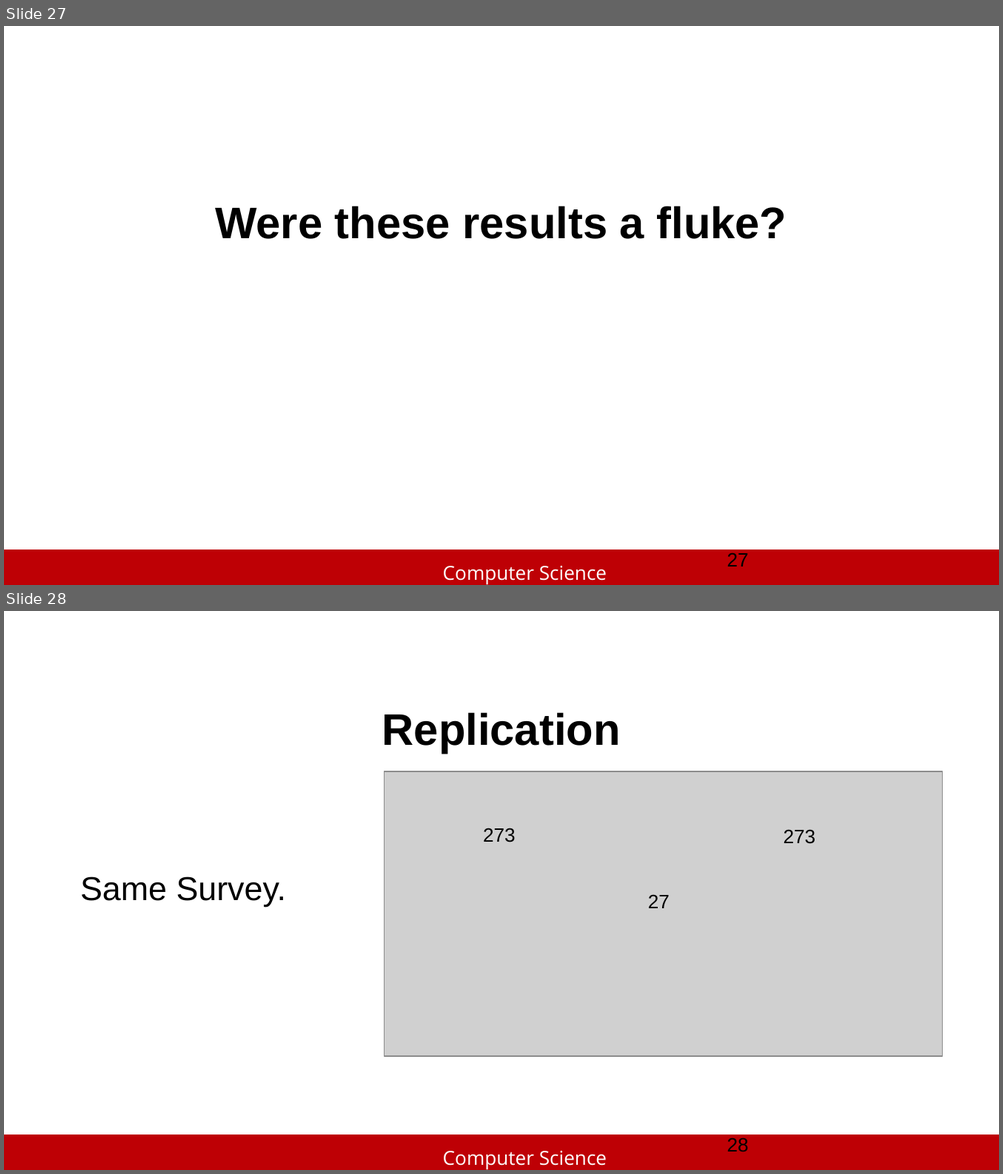
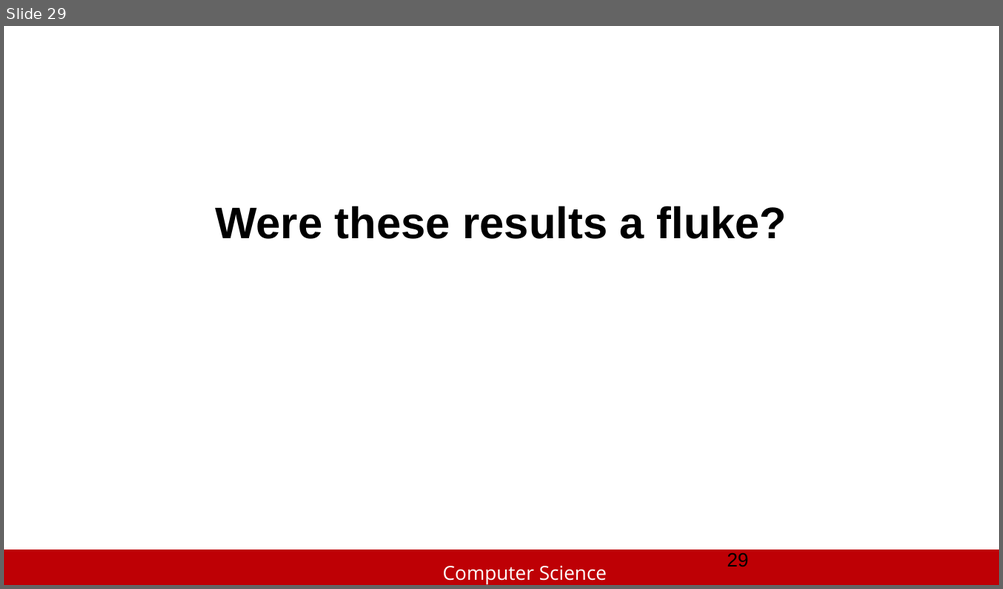
Before and after one commit to slhttc/slhttc.github.io, a slide deck: cv/Exploring Crowd Consistency in a Mechanical Turk Survey.pptx. Shown one above the other, each under a label of ours: slides 27 and 28 before the commit, slide 29 after it. The pictures are 1003x1174 and 1003x589 pixels, drawn with LibreOffice and Linux fonts; fonts in the diff are those of the drawing; grey boxes stand for pictures; background and template pictures are left out. Boxes give left, top, right and bottom in pixels: in the first picture for what was removed or moved away, otherwise in the second. Text is boxed around its words. In the diff, an @@ line names an element or a change of style, - is before the commit and + after.

```diff
--- a/cv/Exploring Crowd Consistency in a Mechanical Turk Survey.pptx
+++ b/cv/Exploring Crowd Consistency in a Mechanical Turk Survey.pptx
@@ slide 28 removed at (x1=4, y1=611, x2=999, y2=1170), background #FFFFFF; not listed: 2 template elements that a slide beside it also shows @@
@@ title removed at (x1=382, y1=712, x2=620, y2=754) @@
-Replication
@@ picture removed at (x1=384, y1=771, x2=942, y2=1056) @@
@@ text removed at (x1=483, y1=828, x2=515, y2=843) @@
-273
@@ text removed at (x1=783, y1=829, x2=816, y2=844) @@
-273
@@ text removed at (x1=80, y1=877, x2=287, y2=907) @@
-Same Survey.
@@ text removed at (x1=648, y1=894, x2=669, y2=908) @@
-27
@@ page number removed at (x1=727, y1=1138, x2=748, y2=1153) @@
-28
@@ what was slide 27 is now slide 29 @@
@@ page number at (x1=727, y1=553, x2=748, y2=568): text changed @@
-27
+29
```
Also in this commit, not shown: 6 slides changed, 7 slides added, 2 other slides removed.
